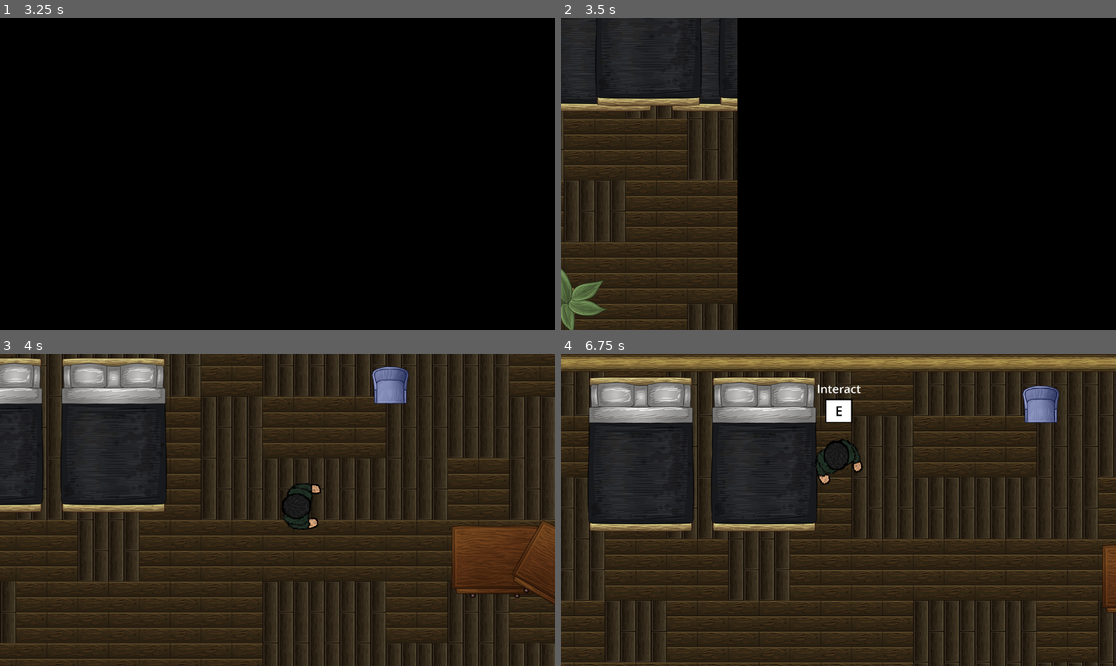
Above: before the commit, frames 1-4 (two rows, left to right).
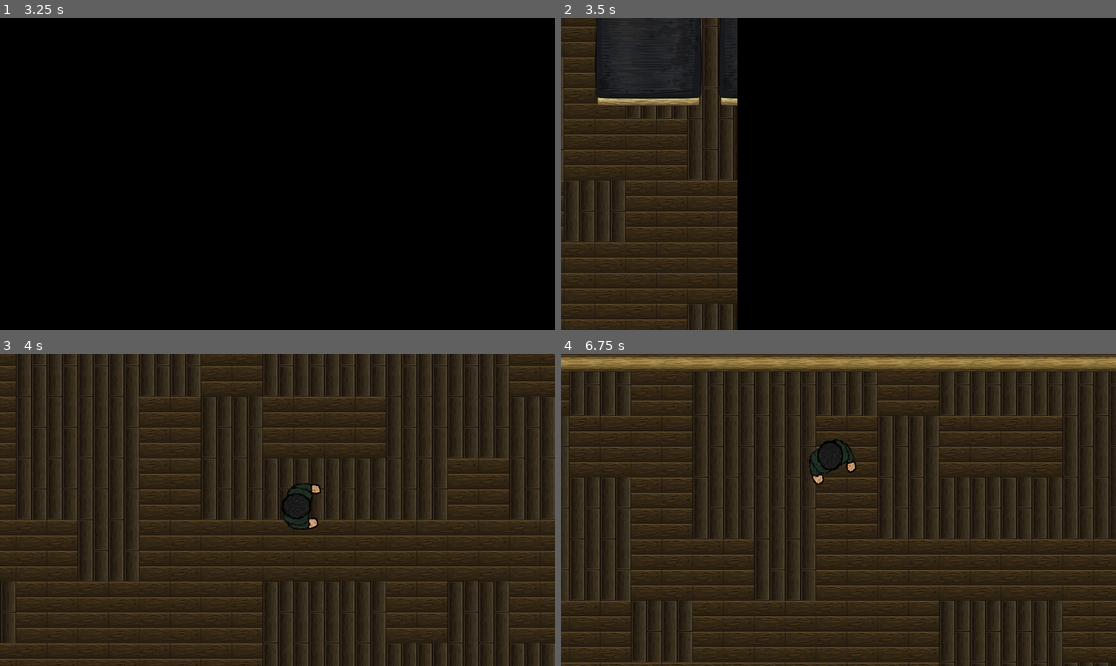
Above: after the commit, the same moments.

Repository: userbooi/Escape_Room
Game: Godot game, scene res://Scenes/main.tscn
The game is run twice, just before and just after one commit, with the same random seed, the same clock (stepped at 60 frames per second) and the same inputs.
Inputs:
- Up to frame 1 (3.25 s): click "Begin" at 0.5 s; hold D (right) 1.28-2.03 s; tap H (deleteAll) at 1.35 s; hold S (down) 2.03-2.75 s; tap E (interact) at 2.1 s; click "1" at 2.75 s
- Up to frame 2 (3.5 s): no input
- Up to frame 3 (4 s): hold D (right) from 3.53 s (still down); tap H (deleteAll) at 3.6 s
- Up to frame 4 (6.75 s): release D (right) at 4.28 s; hold W (up) 4.28-5.03 s; tap E (interact) at 4.35, 5.85 s; hold A (left) 5.03-6.53 s; tap H (deleteAll) at 5.1, 6.6 s; hold S (down) from 6.53 s (still down)

Frame 1 is identical in both runs. In frame 2, 2.4% of the frame differs, in the area x 0-32%, y 0-100%; in frame 3, 12%; in frame 4, 27%, in the area x 0-100%, y 0-100%.

Commit message:
finished second level

Diff:
--- a/Scenes/map.tscn
+++ b/Scenes/map.tscn
@@ -1,15 +1,7 @@
-[gd_scene load_steps=11 format=4 uid="uid://crmiaq0kstnlf"]
+[gd_scene load_steps=3 format=4 uid="uid://crmiaq0kstnlf"]
 
 [ext_resource type="TileSet" uid="uid://dex1ha18xr7xw" path="res://Tilemaps/wallsAndGround.tres" id="1_aq7eo"]
 [ext_resource type="Script" path="res://Scripts/map.gd" id="1_eam8i"]
-[ext_resource type="PackedScene" uid="uid://dfdpao26f7cbc" path="res://Scenes/AssetScenes/plant_1.tscn" id="3_vxn5e"]
-[ext_resource type="PackedScene" uid="uid://cyges47gcx5rj" path="res://Scenes/AssetScenes/double_bed.tscn" id="4_ds3cg"]
-[ext_resource type="PackedScene" uid="uid://boirjhfwtq5a1" path="res://Scenes/AssetScenes/weird_chair.tscn" id="5_p510y"]
-[ext_resource type="PackedScene" uid="uid://s8yjvpknwed" path="res://Scenes/AssetScenes/closet.tscn" id="6_hvcvx"]
-[ext_resource type="PackedScene" uid="uid://drnquv3wtq184" path="res://Scenes/AssetScenes/sofa.tscn" id="7_ey0d4"]
-[ext_resource type="PackedScene" uid="uid://bdstohlx2h4tb" path="res://Scenes/AssetScenes/tv.tscn" id="8_qbxw7"]
-[ext_resource type="PackedScene" uid="uid://butufmbuak62w" path="res://Scenes/AssetScenes/round_table.tscn" id="9_7r6ft"]
-[ext_resource type="PackedScene" uid="uid://04316d3phcra" path="res://Scenes/AssetScenes/seat.tscn" id="10_mu6g5"]
 
 [node name="Map" type="Node2D"]
 script = ExtResource("1_eam8i")
@@ -36,85 +28,6 @@
 tile_set = ExtResource("1_aq7eo")
 
 [node name="Furnitures" type="Node2D" parent="."]
-
-[node name="Plant1" parent="Furnitures" instance=ExtResource("3_vxn5e")]
-position = Vector2(153, 623)
-
-[node name="DoubleBed" parent="Furnitures" instance=ExtResource("4_ds3cg")]
-position = Vector2(214, -44)
-
-[node name="WeirdChair" parent="Furnitures" instance=ExtResource("5_p510y")]
-position = Vector2(1094, 30)
-
-[node name="Closet" parent="Furnitures" instance=ExtResource("6_hvcvx")]
-position = Vector2(1211, 911)
-rotation = 3.14159
-
-[node name="Plant2" parent="Furnitures" instance=ExtResource("3_vxn5e")]
-position = Vector2(1038, 1404)
-
-[node name="Plant3" parent="Furnitures" instance=ExtResource("3_vxn5e")]
-position = Vector2(23, 1401)
-
-[node name="Sofa" parent="Furnitures" instance=ExtResource("7_ey0d4")]
-position = Vector2(510, 1140)
-
-[node name="TV" parent="Furnitures" instance=ExtResource("8_qbxw7")]
-position = Vector2(722, 1620)
-rotation = 3.14159
-
-[node name="TV2" parent="Furnitures" instance=ExtResource("8_qbxw7")]
-position = Vector2(2136, 692)
-rotation = 1.5708
-
-[node name="Closet2" parent="Furnitures" instance=ExtResource("6_hvcvx")]
-position = Vector2(1249, 339)
-
-[node name="Closet5" parent="Furnitures" instance=ExtResource("6_hvcvx")]
-position = Vector2(1543, 350)
-
-[node name="Closet3" parent="Furnitures" instance=ExtResource("6_hvcvx")]
-position = Vector2(1472, 314)
-rotation = 0.523599
-
-[node name="Closet4" parent="Furnitures" instance=ExtResource("6_hvcvx")]
-position = Vector2(1748, 673)
-rotation = 4.18879
-
-[node name="Closet6" parent="Furnitures" instance=ExtResource("6_hvcvx")]
-position = Vector2(1896, 314)
-rotation = 0.523599
-scale = Vector2(1, 1)
-
-[node name="Closet7" parent="Furnitures" instance=ExtResource("6_hvcvx")]
-position = Vector2(2227, 502)
-rotation = 2.35619
-scale = Vector2(1, 1)
-
-[node name="Closet8" parent="Furnitures" instance=ExtResource("6_hvcvx")]
-position = Vector2(2001, 773)
-rotation = 4.18879
-scale = Vector2(1, 1)
-
-[node name="RoundTable" parent="Furnitures" instance=ExtResource("9_7r6ft")]
-position = Vector2(1240, 895)
-
-[node name="RoundTable4" parent="Furnitures" instance=ExtResource("9_7r6ft")]
-position = Vector2(23, 1031)
-
-[node name="RoundTable2" parent="Furnitures" instance=ExtResource("9_7r6ft")]
-position = Vector2(1554, 810)
-rotation = 0.523599
-
-[node name="RoundTable3" parent="Furnitures" instance=ExtResource("9_7r6ft")]
-position = Vector2(1701, 895)
-
-[node name="Seat" parent="Furnitures" instance=ExtResource("10_mu6g5")]
-position = Vector2(210, 927)
-
-[node name="Seat2" parent="Furnitures" instance=ExtResource("10_mu6g5")]
-position = Vector2(340, 1387)
-rotation = 3.14159
 
 [node name="LeftPad" type="ColorRect" parent="."]
 visible = false
--- a/Scripts/game_setting.gd
+++ b/Scripts/game_setting.gd
@@ -21,7 +21,7 @@
 @export var curr_state = STATES.PLAYING
 @export var special_events = [
 	["ReTa1", "Seat2", "Clos1", "SpPl1"],
-	[]
+	["DoBe1", "TeVi2", "RoTa4", "Clos1", "Plan2", "WeCh1", "Seat2"]
 ]
 @export var event_num = 0
 @export var found = false
@@ -48,14 +48,14 @@
 	{
 		"Door1":[Vector2(1389, 514), PI/2, ["Storage"]],
 		"Door2":[Vector2(641, 751), 0, ["Living"]],
-		"DoBe1":[Vector2(203, -51), 0, []],
+		"DoBe1":[Vector2(203, -51), 0, ["Seeing this bed, you remember a dream, a fleeting memory...[br]You remember...", "[i]There is something special about a cramped space[/i]"]],
 		"Plan1":[Vector2(153, 623), 0, []],
-		"Plan2":[Vector2(1038, 1404), 0, []],
+		"Plan2":[Vector2(1038, 1404), 0, ["Deep within this soil, you find a key.", "But not for the exit...[br]Perhaps for something that looks off"]],
 		"Plan3":[Vector2(23, 1401), 0, []],
-		"WeCh1":[Vector2(1094, 30), 0, []],
+		"WeCh1":[Vector2(1094, 30), 0, ["The key worked on this chair...[br]Somehow", "You find a note[br]It reads...", "[i]Rest near the electronic display, but not too close[/i]"]],
 		"TeVi1":[Vector2(722, 1620), PI, []],
-		"TeVi2":[Vector2(2136, 692), PI/2, []],
-		"Clos1":[Vector2(1211, 911), 0, []],
+		"TeVi2":[Vector2(2136, 692), PI/2, ["Endless Buffer...[br]But something is different this time", "A message is felt through the buzz...", "[i]An item in this room[/i]"]],
+		"Clos1":[Vector2(1211, 911), PI, ["The hidden panel reveals a note...[br]This seem familiar", "The note encrypts a message, you must read carefully", "[b]B[/b]ounce around and W[b]rite[/b] your story"]],
 		"Clos2":[Vector2(1249, 339), 0, []],
 		"Clos5":[Vector2(1543, 350), 0, []],
 		"Clos3":[Vector2(1472, 314), PI/6, []],
@@ -65,11 +65,11 @@
 		"Clos8":[Vector2(2001, 773), PI*4/3, []],
 		"Sofa1":[Vector2(510, 1140), 0, []],
 		"RoTa1":[Vector2(1240, 895), 0, []],
-		"RoTa4":[Vector2(23, 1031), 0, []],
+		"RoTa4":[Vector2(23, 1031), 0, ["You not only like this table, but it emits a signal...", "[i]The other item, a hidden panel[/i]"]],
 		"RoTa2":[Vector2(1554, 810), PI/6, []],
 		"RoTa3":[Vector2(1701, 895), 0, []],
 		"Seat1":[Vector2(210, 927), 0, []],
-		"Seat2":[Vector2(340, 1387), 180, []],
+		"Seat2":[Vector2(340, 1387), PI, ["You take a seat in the gross chair...[br]You feel calm...", "You are released out of this place"]],
 	}
 ]
 
--- a/game_setting/game_setting.tres
+++ b/game_setting/game_setting.tres
@@ -7,7 +7,7 @@
 level = 2
 curr_level = 2
 curr_state = 0
-special_events = [["ReTa1", "Seat2", "Clos1", "SpPl1"], []]
+special_events = [["ReTa1", "Seat2", "Clos1", "SpPl1"], ["DoBe1", "TeVi2", "RoTa4", "Clos1", "Plan2", "WeCh1", "Seat2"]]
 event_num = 0
 found = false
 curr_room = "Bedroom"
